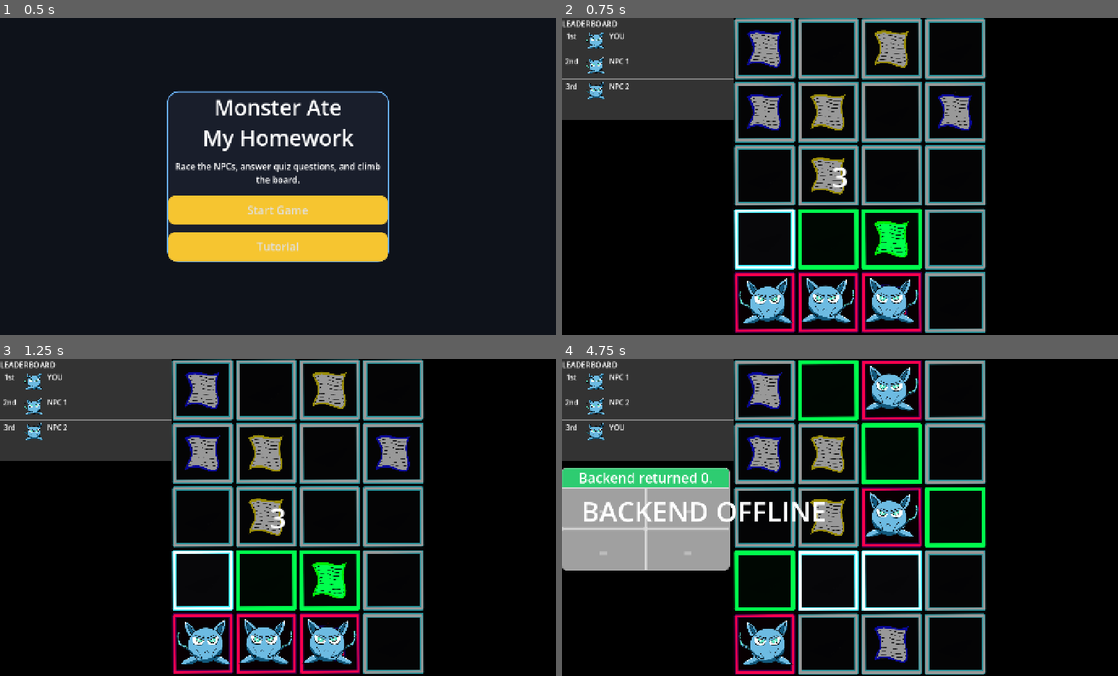
Above: before the commit, frames 1-4 (two rows, left to right).
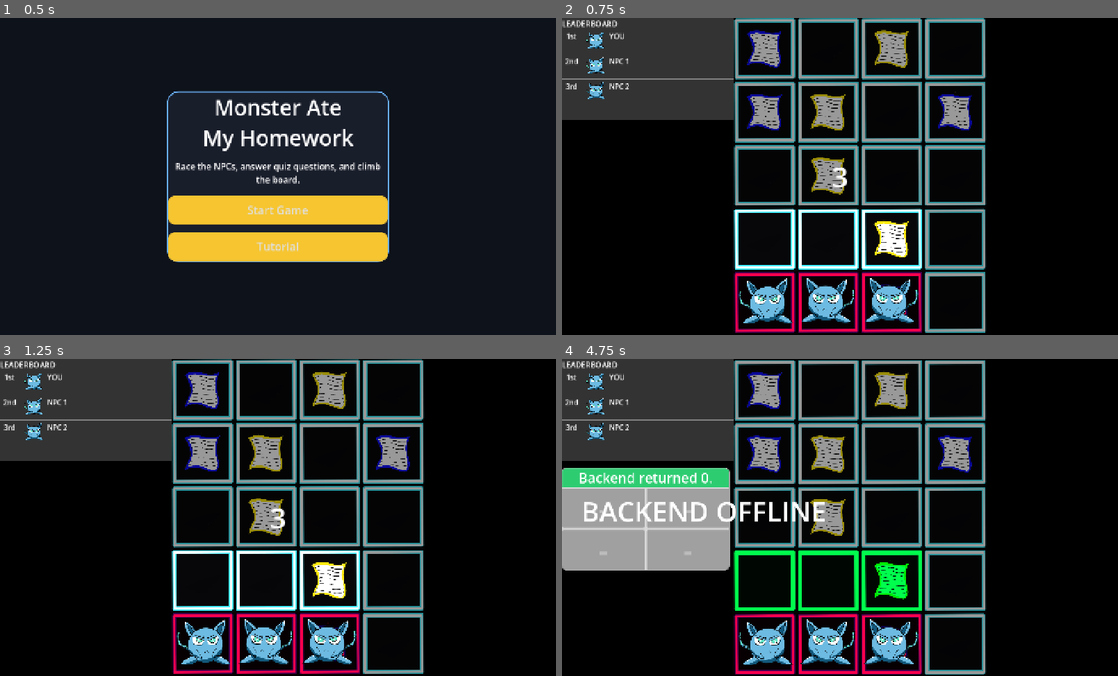
Above: after the commit, the same moments.

Repository: leopoldoCS/game
Game: Godot game, scene res://scenes/main_menu.tscn
Same seed, same stepped clock (60 frames per second), same inputs: the game is played once before the commit and once after it.
Inputs (mouse positions are in pixels of both pictures, inside the frame that each line leads up to):
- Up to frame 1 (0.5 s): no input
- Up to frame 2 (0.75 s): click "Start Game" at 0.5 s
- Up to frame 3 (1.25 s): no input
- Up to frame 4 (4.75 s): move the mouse to (762, 644) at 1.27 s; click (762, 644) at 1.42 s; move the mouse to (828, 644) at 2.02 s; click (828, 644) at 2.17 s; move the mouse to (890, 644) at 2.77 s; click (890, 644) at 2.92 s; move the mouse to (956, 644) at 3.52 s; click (956, 644) at 3.67 s; move the mouse to (762, 580) at 4.27 s; click (762, 580) at 4.42 s

Frame 1 is identical in both runs. In frame 2, 1.7% of the frame differs, in the area x 42-65%, y 59-80%; in frame 3, 1.6%; in frame 4, 9.2%, in the area x 8-77%, y 0-100%.

Commit message:
Update map.gd
Removed issue where the NPC would start before countdown.

Diff:
--- a/official-game/scripts/map.gd
+++ b/official-game/scripts/map.gd
@@ -200,9 +200,6 @@
 
 	find_tiles(current_row, current_col)
 
-	if !tutorial_mode:
-		npc_loop()
-		npc2_loop()
 	#ADDED TO CALL LEADERBOARD
 	update_leaderboard()
 	if tutorial_mode:
@@ -358,8 +355,11 @@
 	if selected_npc_tile == null:
 		return
 
+	var move_tile_target = selected_npc_tile
 	await get_tree().create_timer(1).timeout
-	npc_move_to_tile(selected_npc_tile.row, selected_npc_tile.col)
+	if move_tile_target == null:
+		return
+	npc_move_to_tile(move_tile_target.row, move_tile_target.col)
 	selected_npc_tile = null
 	find_tiles(current_row, current_col)
 
@@ -367,8 +367,11 @@
 	if selected_npc2_tile == null:
 		return
 
+	var move_tile_target = selected_npc2_tile
 	await get_tree().create_timer(2).timeout
-	npc2_move_to_tile(selected_npc2_tile.row, selected_npc2_tile.col)
+	if move_tile_target == null:
+		return
+	npc2_move_to_tile(move_tile_target.row, move_tile_target.col)
 	selected_npc2_tile = null
 	find_tiles(current_row, current_col)
 
